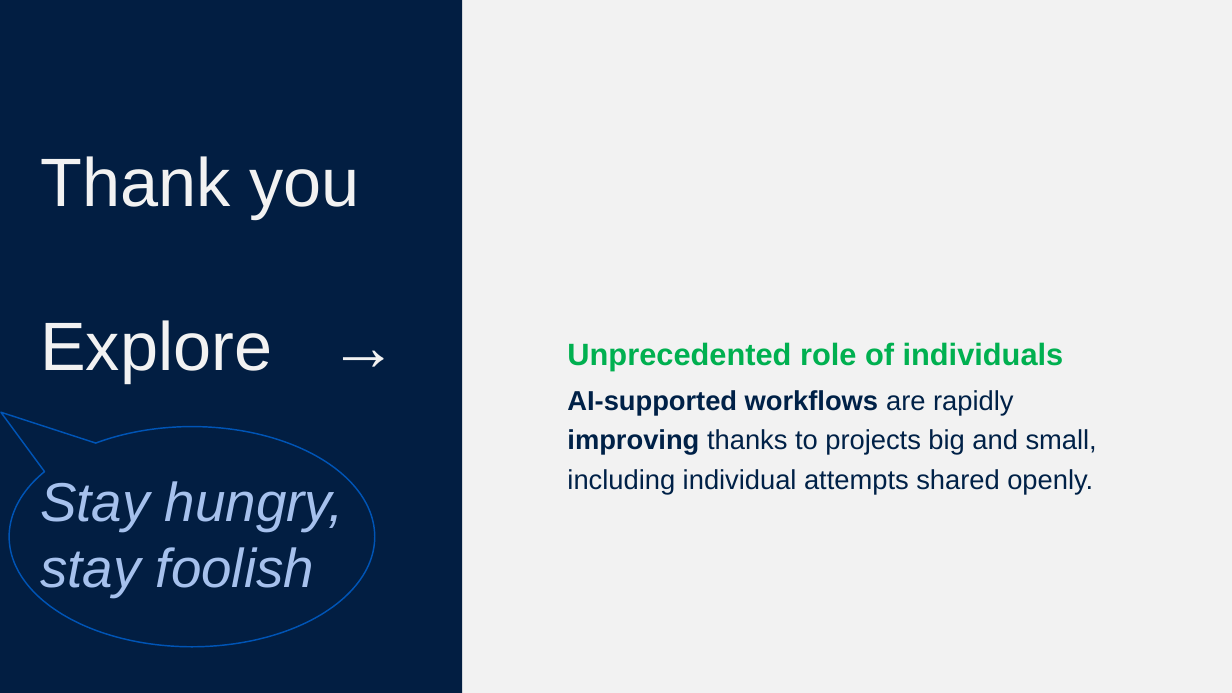
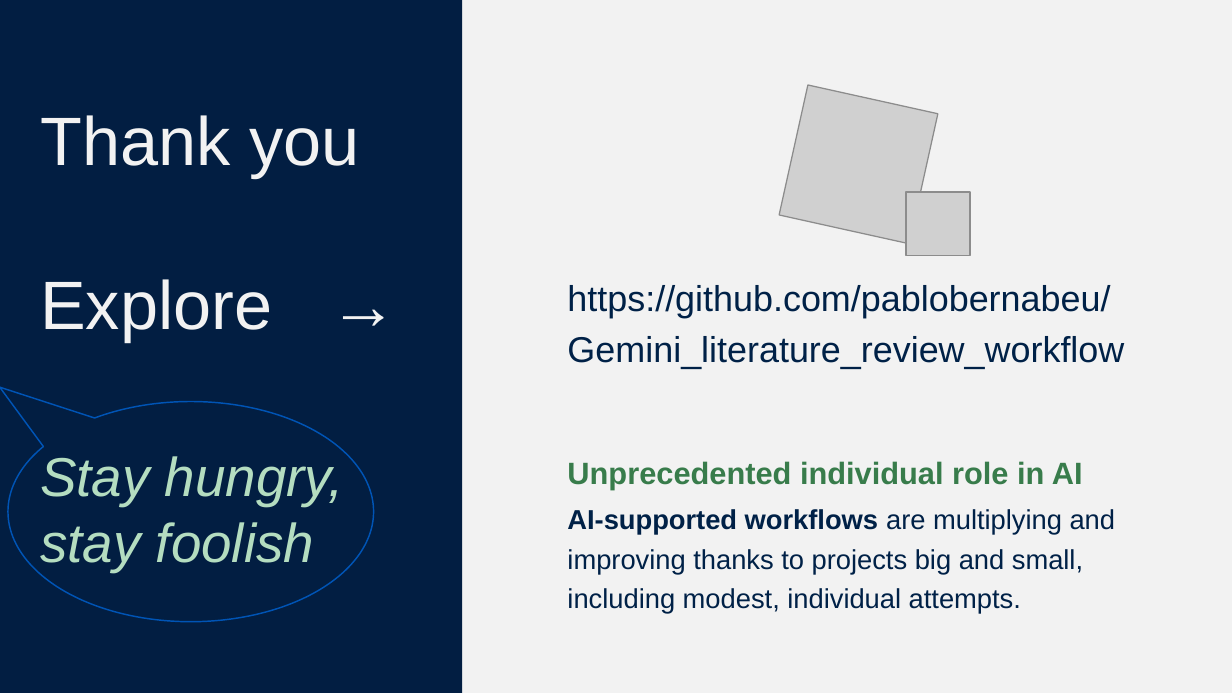
Before and after one commit to pablobernabeu/Gemini_literature_review_workflow, a slide deck: slide 11 of Gemini_showcase_presentation/Pablo_Bernabeu.pptx. Drawn at 1232x693 pixels with LibreOffice and Linux fonts; fonts in the diff are those of the drawing; grey boxes stand for pictures. Boxes give left, top, right and bottom in pixels: in the first picture for what was removed or moved away, otherwise in the second. Text is boxed around its words. In the diff, an @@ line names an element or a change of style, - is before the commit and + after.

Commit message:
slides

```diff
--- a/Gemini_showcase_presentation/Pablo_Bernabeu.pptx
+++ b/Gemini_showcase_presentation/Pablo_Bernabeu.pptx
@@ title "Thank you Explore → Stay ..." at (0, 0, 462, 692): text colour #A6C1ED to #B4DDC0 in "Stay hungry, stay foolish" @@
@@ picture added at (779, 85, 938, 243) @@
@@ picture added at (906, 192, 970, 256) @@
@@ text at (567, 285, 1124, 614): text changed @@
-Unprecedented role of individuals
-AI-supported workflows are rapidly improving thanks to projects big and small, including individual attempts shared openly.
+https://github.com/pablobernabeu/ Gemini_literature_review_workflow
+Unprecedented individual role in AI
+AI-supported workflows are multiplying and improving thanks to projects big and small, including modest, individual attempts.
@@ speech bubble: place and size @@
-speech bubble at (9, 426, 375, 647)
+speech bubble at (7, 402, 373, 622)
```
